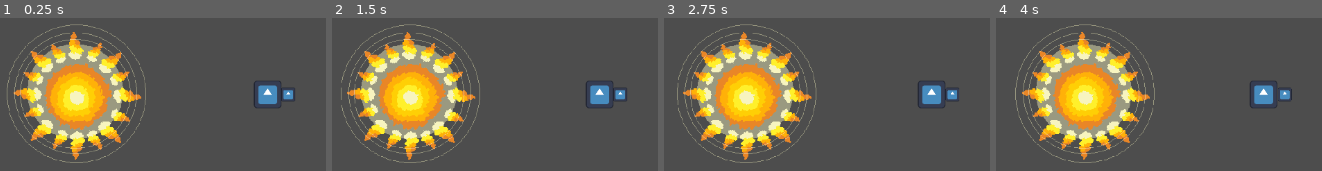
Above: before the commit, frames 1-4 (left to right).
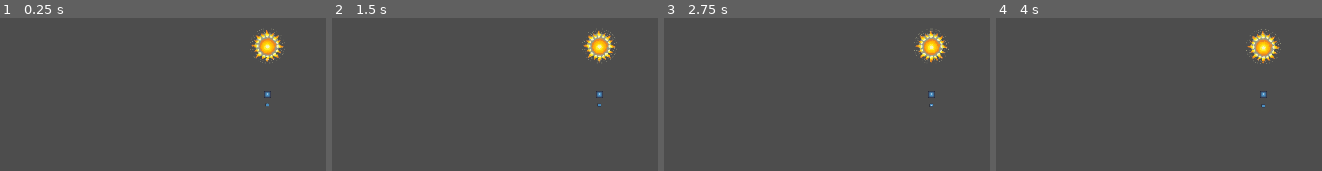
Above: after the commit, the same moments.

Repository: vikbro/FMI-codes-
Game: Godot game, scene res://scenes/level.tscn
The game is run twice, just before and just after one commit, with the same random seed, the same clock (stepped at 60 frames per second) and the same inputs. The project has no main scene, so this scene is started directly. The engine's default icon, where the game draws it, is replaced by a stand-in: a white triangle on a blue panel in a dark square.
Inputs:
- Up to frame 1 (0.25 s): no input
- Up to frame 2 (1.5 s): no input
- Up to frame 3 (2.75 s): no input
- Up to frame 4 (4 s): no input

The runs differ from the first frame. In frame 1, 22% of the frame differs, in the area x 2-91%, y 3-95%; in frame 2, 22%; in frame 3, 22%; in frame 4, 22%.

Commit message:
not working, but merging

Diff:
--- a/scenes/Earth.gd
+++ b/scenes/Earth.gd
@@ -3,19 +3,19 @@
 var velocity = Vector2(0, 0)
 var force
 var b_mass = 1
-#var size = 1
+
 func _ready() -> void:
 	sleeping = false
 
 func velocity_change(new_body: RigidBody2D, delta):
-	var distance = new_body.global_position.distance_to(global_position)
+	var distance = sqrt(new_body.global_position.distance_to(global_position))
 	var force_dir = (new_body.global_position - global_position).normalized()
 	force = force_dir * (Event.GRAV * b_mass * new_body.b_mass / distance)
-	apply_central_impulse(force)
-	#var acceleration = force / b_mass
-	#velocity = velocity + acceleration * delta
-	#
-	#print("hi")
-
+#	apply_central_force(force)
+	var acceleration = force / b_mass
+	velocity = velocity + acceleration * delta
+	###
+	###print("hi")
+##
 func position_change(delta):
 	global_position = global_position + velocity * delta
--- a/scenes/Moon.gd
+++ b/scenes/Moon.gd
@@ -2,21 +2,21 @@
 
 var velocity = Vector2(0, 0)
 var force
-var b_mass = 0.5
+var b_mass = 0.01
 #var size = 0.5
 func _ready() -> void:
 	sleeping = false
 
 
-func velocity_change(new_body: RigidBody2D, delta):
-	var distance = new_body.global_position.distance_to(global_position)
-	var force_dir = (new_body.global_position - global_position).normalized()
-	force = force_dir * (Event.GRAV * b_mass * new_body.b_mass / distance)
-	apply_central_impulse(force)
+#func velocity_change(new_body: RigidBody2D, delta):
+	#var distance = sqrt(new_body.global_position.distance_to(global_position))
+	#var force_dir = (new_body.global_position - global_position).normalized()
+	#force = force_dir * (Event.GRAV * b_mass * new_body.b_mass / distance)
+##	apply_central_force(force)
 	#var acceleration = force / b_mass
 	#velocity = velocity + acceleration * delta
-	#
-	print("hi")
-
-func position_change(delta):
-	global_position = global_position + velocity * delta
+	##
+	###print("hi")
+	##
+#func position_change(delta):
+	#global_position = global_position + velocity * delta
--- a/scenes/Sun.gd
+++ b/scenes/Sun.gd
@@ -8,15 +8,15 @@
 func _ready() -> void:
 	sleeping = false
 
-func velocity_change(new_body: RigidBody2D, delta):
-	var distance = new_body.global_position.distance_to(global_position)
-	var force_dir = (new_body.global_position - global_position).normalized()
-	force = force_dir * (Event.GRAV * b_mass * new_body.b_mass / distance)
-	apply_central_impulse(force)
+#func velocity_change(new_body: RigidBody2D, delta):
+	#var distance = sqrt(new_body.global_position.distance_to(global_position))
+	#var force_dir = (new_body.global_position - global_position).normalized()
+	#force = force_dir * (Event.GRAV * b_mass * new_body.b_mass / distance)
+	##apply_central_force(force)
 	#var acceleration = force / b_mass
 	#velocity = velocity + acceleration * delta
-	#
-	#print("hi")
-
-func position_change(delta):
-	global_position = global_position + velocity * delta
+	###
+	###print("hi")
+	##
+#func position_change(delta):
+	#global_position = global_position + velocity * delta
--- a/scenes/level.tscn
+++ b/scenes/level.tscn
@@ -6,4 +6,4 @@
 script = ExtResource("1_2q6dc")
 
 [node name="Camera2D" type="Camera2D" parent="." unique_id=183317198]
-zoom = Vector2(0.2, 0.2)
+zoom = Vector2(0.05, 0.05)
--- a/scripts/level.gd
+++ b/scripts/level.gd
@@ -21,21 +21,19 @@
 	moon = Moon.instantiate()
 	add_child(moon)
 	all_childs.append(moon)
-	sun.set_global_position(Vector2(100, 100))
-	earth.set_global_position(Vector2(1500, 100))
-	moon.set_global_position(Vector2(1600, 100))
+	sun.set_global_position(Vector2(0, 100))
+	earth.set_global_position(Vector2(0, 1500))
+	moon.set_global_position(Vector2(0, 1800))
+#	earth.apply_impulse(Vector2(500, 0))
+#	moon.apply_impulse(Vector2(1000, 0))
 
 func _process(delta: float) -> void:
 	change_cam_pos()
-	for current in all_childs:
-		for new_body in all_childs:
-			if(new_body != current):
-				new_body.velocity_change(current, delta)
+	earth.velocity_change(sun, delta)
+	earth.position_change(delta)
 
-	#for body in all_childs:
-		#body.position_change(delta)
-
-#func _physics_process(delta: float) -> void:
+func _physics_process(delta: float) -> void:
+	pass
 
 func change_cam_pos():
 	cam.position = lerp(cam.position, earth.position, 0.5)
